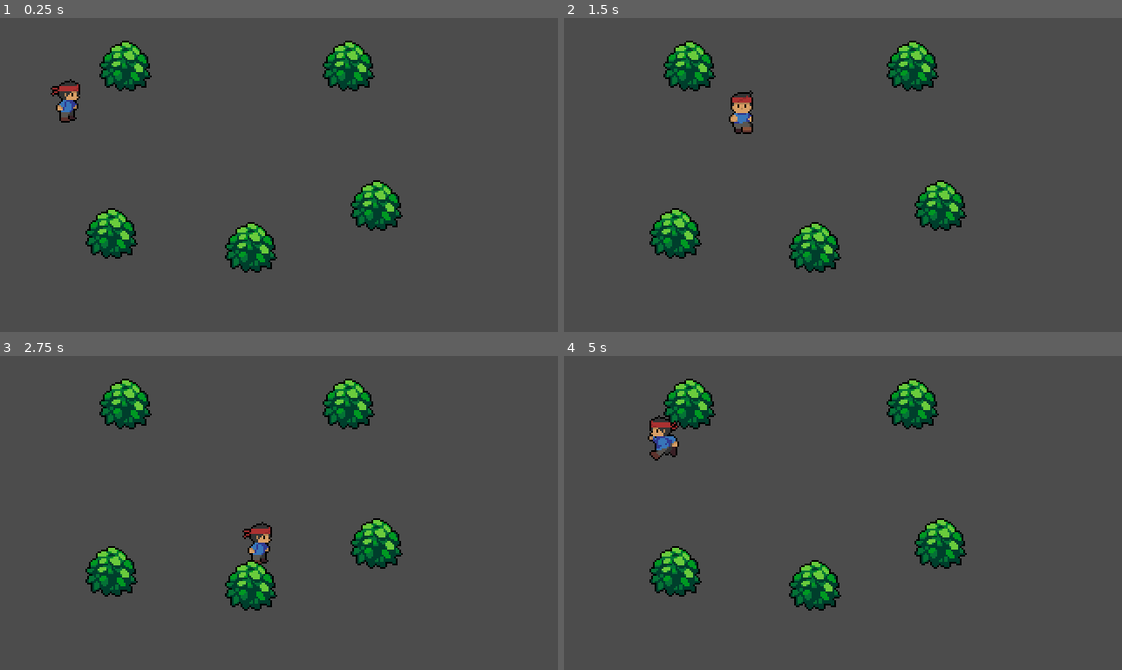
Above: before the commit, frames 1-4 (two rows, left to right).
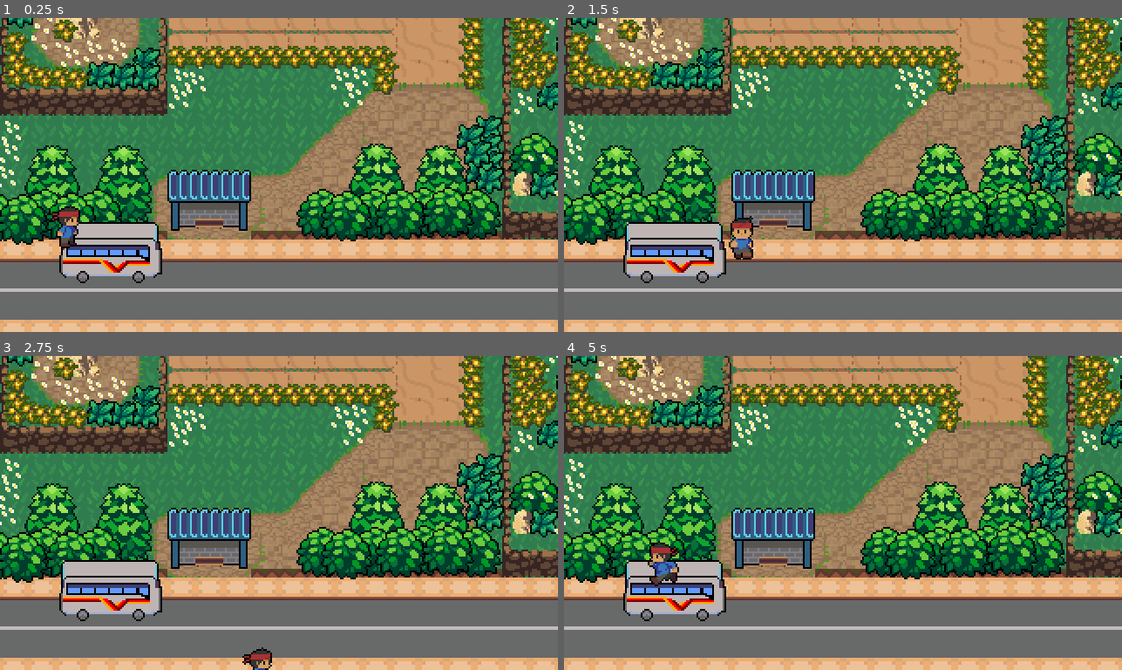
Above: after the commit, the same moments.

Repository: facerollofficial/Alas-Tres-Game
Game: Godot game, scene res://World.tscn
Two runs of this game, one before a commit and one after it. Both use one fixed random seed, a clock stepped at 60 frames per second and the inputs below.
Inputs:
- Up to frame 1 (0.25 s): no input
- Up to frame 2 (1.5 s): tap Enter at 0.5 s; hold Right (ui_right) 0.53-1.28 s; hold Down (ui_down) from 1.28 s (still down)
- Up to frame 3 (2.75 s): release Down (ui_down) at 2.03 s; hold Right (ui_right) from 2.03 s (still down)
- Up to frame 4 (5 s): release Right (ui_right) at 2.78 s; hold Up (ui_up) 2.78-3.53 s; hold Left (ui_left) from 3.53 s (still down)

The runs differ from the first frame. In frame 1, 97% of the frame differs, in the area x 0-100%, y 0-100%; in frame 2, 97%; in frame 3, 97%; in frame 4, 97%.

Commit message:
res_2

Diff:
--- a/res/World.tscn
+++ b/res/World.tscn
@@ -1,26 +1,42 @@
-[gd_scene load_steps=3 format=2]
+[gd_scene load_steps=4 format=2]
 
 [ext_resource path="res://Player/Player.tscn" type="PackedScene" id=1]
 [ext_resource path="res://World/Bush.tscn" type="PackedScene" id=2]
+[ext_resource path="res://worlds/OUTSIDE SCENE.png" type="Texture" id=3]
 
 [node name="World" type="YSort"]
 
 [node name="Sprite" type="Sprite" parent="."]
 
 [node name="Player" parent="." instance=ExtResource( 1 )]
-position = Vector2( 40, 56 )
+position = Vector2( 40, 128 )
 
 [node name="Bush" parent="." instance=ExtResource( 2 )]
+visible = false
 position = Vector2( 72, 32 )
 
 [node name="Bush2" parent="." instance=ExtResource( 2 )]
-position = Vector2( 144, 136 )
+visible = false
+position = Vector2( 128, 16 )
 
 [node name="Bush3" parent="." instance=ExtResource( 2 )]
+visible = false
 position = Vector2( 200, 32 )
 
 [node name="Bush4" parent="." instance=ExtResource( 2 )]
-position = Vector2( 216, 112 )
+visible = false
+position = Vector2( 240, 56 )
 
 [node name="Bush5" parent="." instance=ExtResource( 2 )]
-position = Vector2( 64, 128 )
+visible = false
+position = Vector2( 240, -8 )
+
+[node name="OutsideScene" type="Sprite" parent="."]
+position = Vector2( 256, 40 )
+z_index = -17
+texture = ExtResource( 3 )
+
+[node name="StaticBody2D" type="StaticBody2D" parent="OutsideScene"]
+
+[node name="CollisionPolygon2D" type="CollisionPolygon2D" parent="OutsideScene/StaticBody2D"]
+polygon = PoolVector2Array( -88, 88, 128, 88, 136, 72, 136, 64, 152, 64, 152, 72, 160, 88, 256, 88, 256, -16, -24, -16 )
